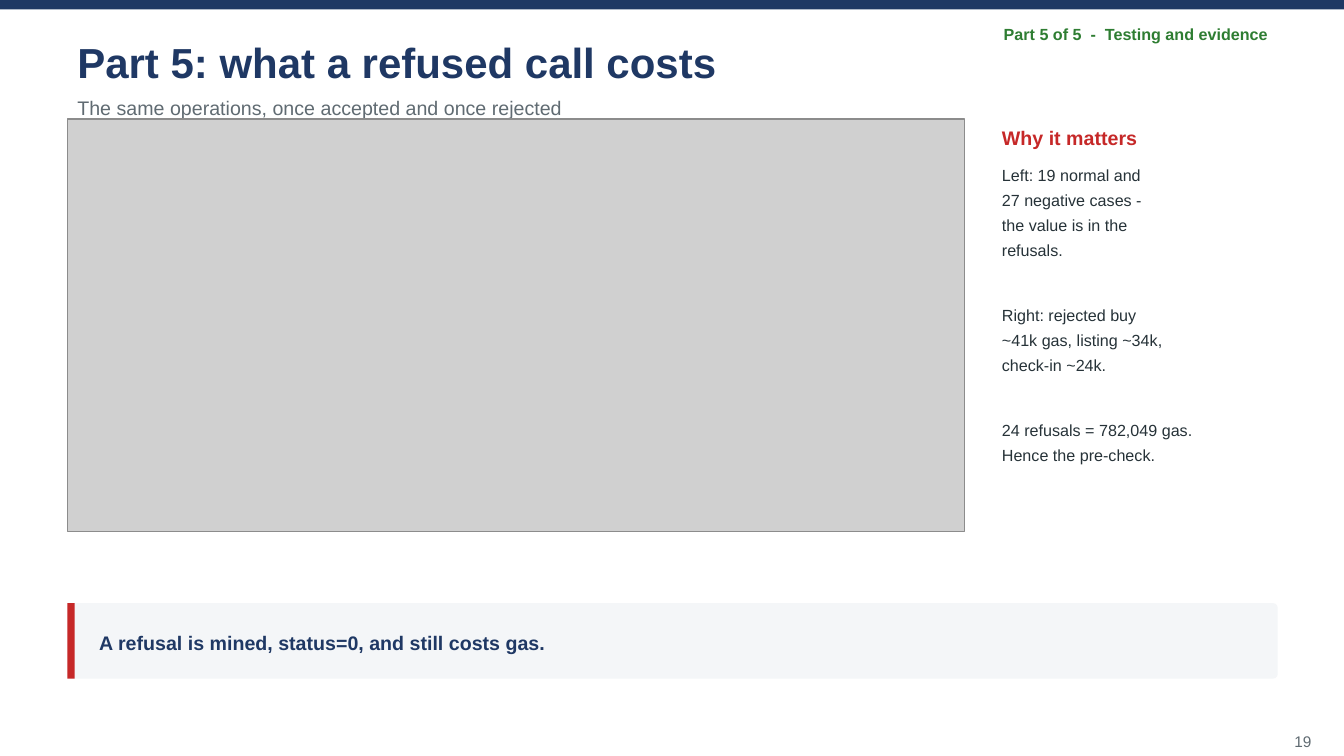
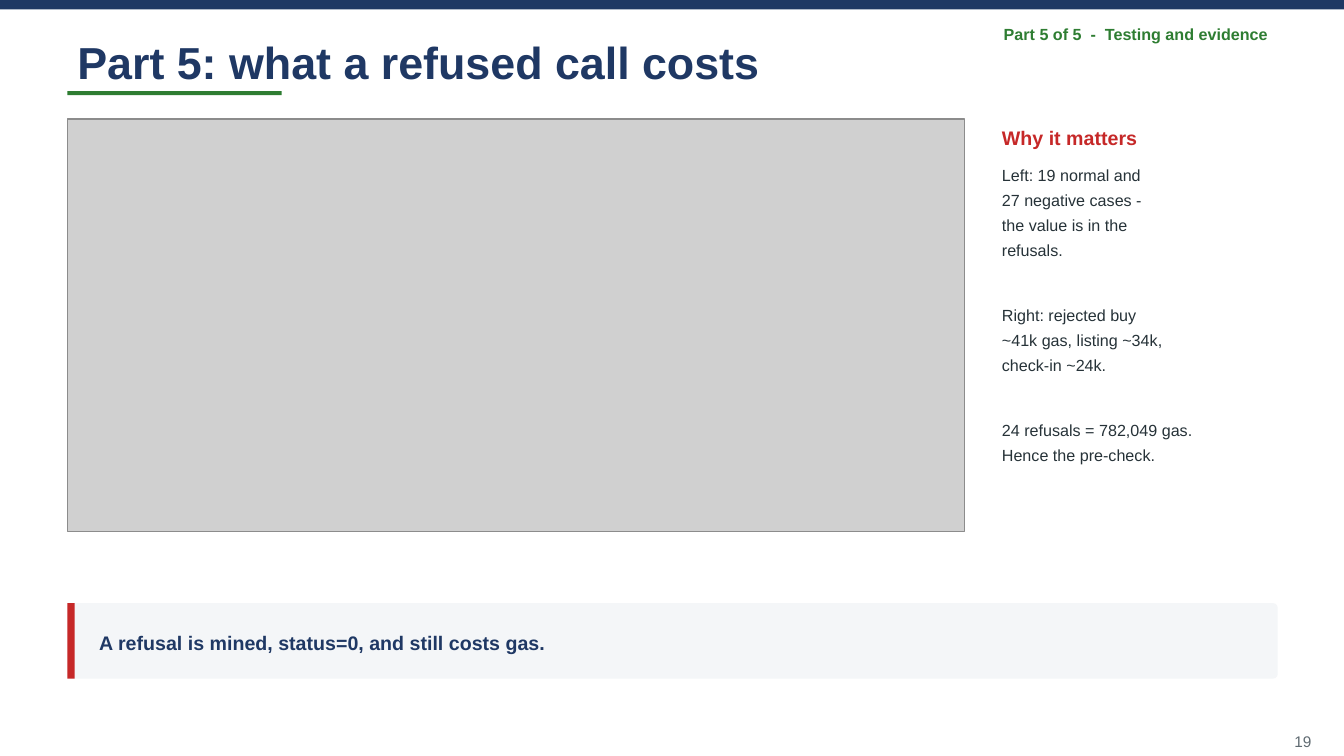
Before and after one commit to wangzai-dao/FTEC5520_AntiScalping, a slide deck: slide 19 of presentation/final_presentation.pptx. Drawn at 1344x756 pixels with LibreOffice and Linux fonts; fonts in the diff are those of the drawing; grey boxes stand for pictures. Boxes give left, top, right and bottom in pixels: in the first picture for what was removed or moved away, otherwise in the second. Text is boxed around its words. In the diff, an @@ line names an element or a change of style, - is before the commit and + after.

Commit message:
Remove the subtitle line under every slide title
The grey kicker under each title ('No page builds a raw transaction', 'Every
negative case is forced on chain', ...) is gone. In its place a short rule in the
part colour sits under the title, so the title band still reads as a band without
repeating the headline in smaller type.

Titles grow by 2 pt to fill the space: 32 / 29 / 26 pt by length (was 30 / 27 / 24).
title_bar() keeps the kicker argument so call sites did not change; it is simply
no longer drawn.

```diff
--- a/presentation/final_presentation.pptx
+++ b/presentation/final_presentation.pptx
@@ text "Part 5: what a refused ..." at box(77, 46, 759, 80): size 30 to 32 pt @@
@@ rectangle added at box(68, 92, 282, 96), fill #2E7D32 @@
@@ text removed at box(77, 101, 562, 120) @@
-The same operations, once accepted and once rejected
```
Also in this commit, not shown: 15 other slides changed, 1 other file.
